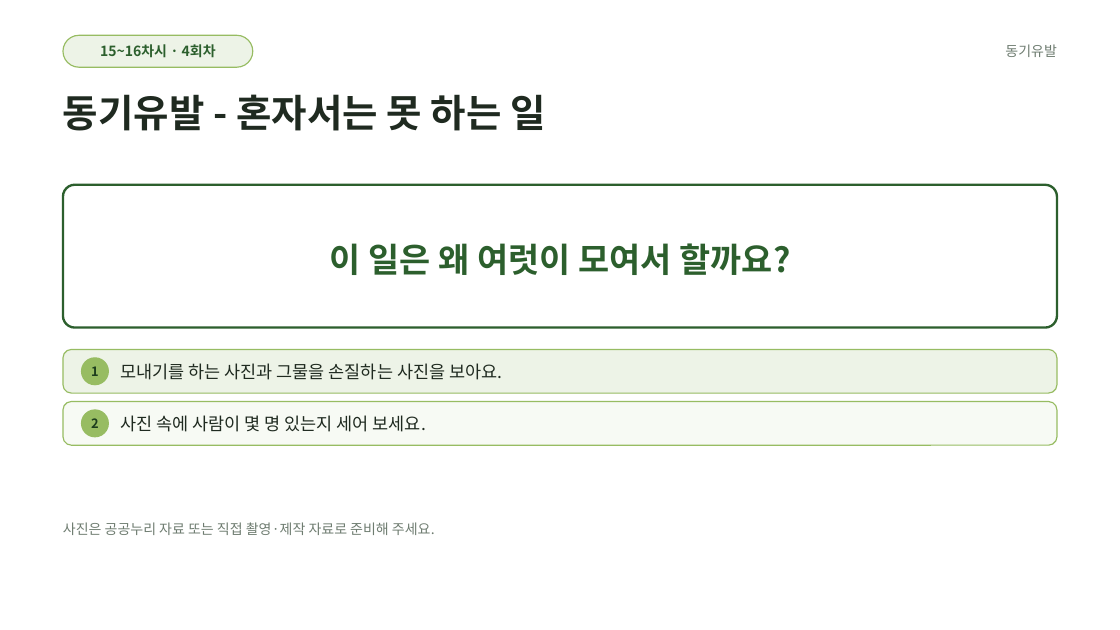
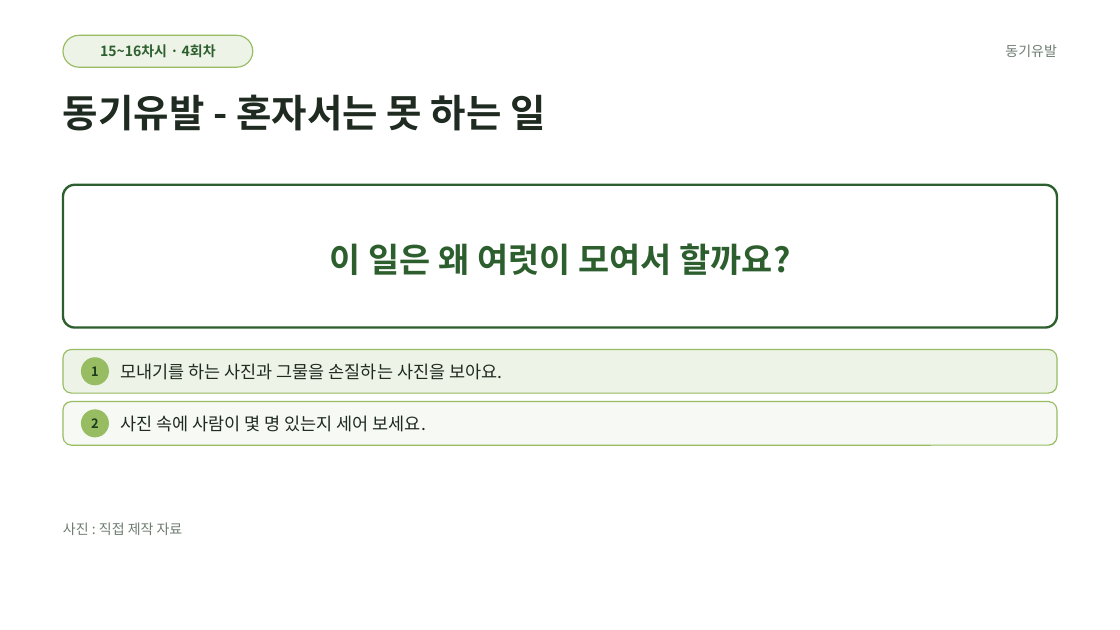
Before and after one commit to AHyeon97/work-for-AH, a slide deck: slide 4 of 우리고장 탐험대/13~16차시(서산당진태안예산)/늘봄앵커_우리충남탐험놀이_15~16차시(서산당진태안예산_생활과공동체)_수업PPT.pptx. Drawn at 1120x630 pixels with LibreOffice and Linux fonts; fonts in the diff are those of the drawing. Boxes give left, top, right and bottom in pixels: in the first picture for what was removed or moved away, otherwise in the second. Text is boxed around its words. In the diff, an @@ line names an element or a change of style, - is before the commit and + after.

```diff
--- a/우리고장 탐험대/13~16차시(서산당진태안예산)/늘봄앵커_우리충남탐험놀이_15~16차시(서산당진태안예산_생활과공동체)_수업PPT.pptx
+++ b/우리고장 탐험대/13~16차시(서산당진태안예산)/늘봄앵커_우리충남탐험놀이_15~16차시(서산당진태안예산_생활과공동체)_수업PPT.pptx
@@ text at bbox=[63, 522, 183, 535]: text changed @@
-사진은 공공누리 자료 또는 직접 촬영·제작 자료로 준비해 주세요.
+사진 : 직접 제작 자료
```
Also in this commit, not shown: 3 other slides changed, 36 other files.
